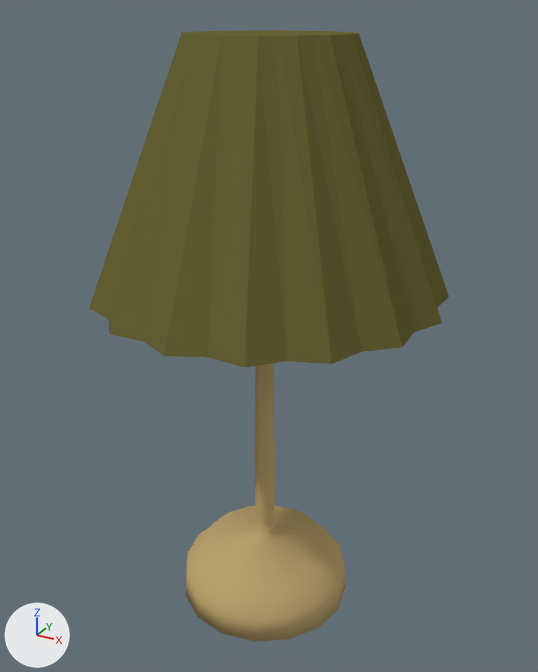
The Blender file projects/game/assets/Lamp.blend, before and after one commit.
Camera for both pictures: a camera (50 mm lens) standing at (3.57, -6.38, 6.53) and looking at (0.02, 0.07, 3.31). Every picture has the same lights, and +X, +Y and +Z are marked at lower left.

Objects in the first picture: 'Lamp-Head', 'Lamp-Stand'.
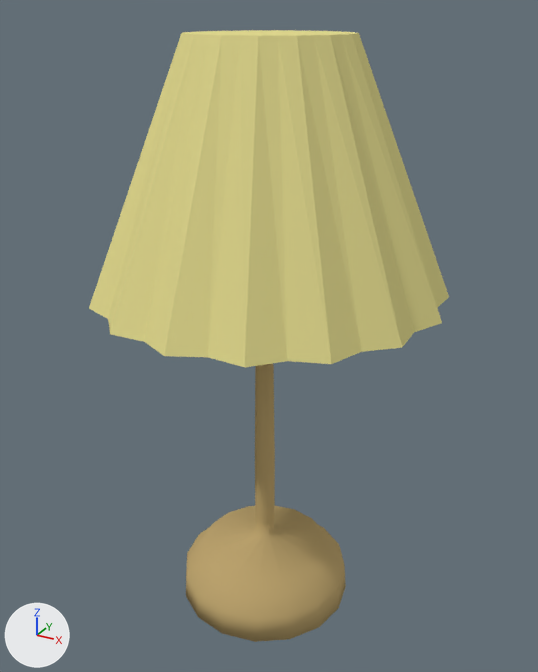
Diff of the bpy script that builds the scene:
```diff
--- a/projects/game/assets/Lamp.blend.py
+++ b/projects/game/assets/Lamp.blend.py
@@ mat_material_001 @@
 mat_material_001 = diffuse_material('Material.001')
-mat_material_001.base_color = (0.147, 0.136, 0.0406)  # dark yellow #6b6739
+mat_material_001.base_color = (0.774, 0.712, 0.284)  # yellow #e4db91
```

Pixel boxes [x1, y1, x2, y2] of what changed, in the pictures (538 x 672 px):
'Lamp-Head', recoloured
    both: [89, 30, 449, 367]
